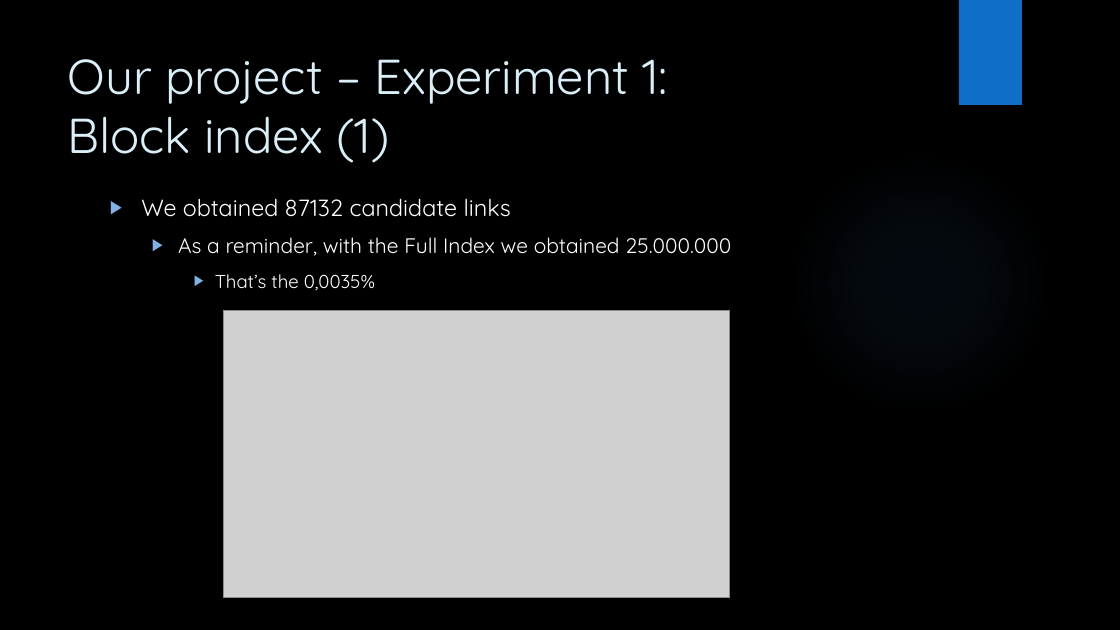
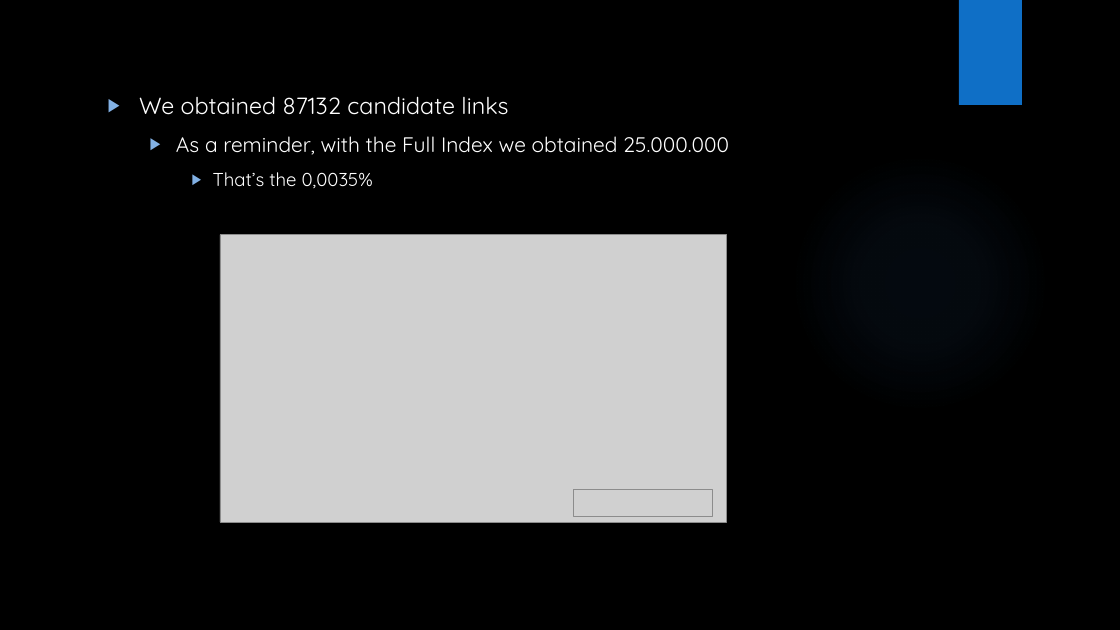
Before and after one commit to frenkowski/ML_aided_RecordLinkage, a slide deck: slide 21 of DA_project_slides.pptx. Drawn at 1120x630 pixels with LibreOffice and Linux fonts; fonts in the diff are those of the drawing; grey boxes stand for pictures; background and template pictures are left out. Boxes give left, top, right and bottom in pixels: in the first picture for what was removed or moved away, otherwise in the second. Text is boxed around its words. In the diff, an @@ line names an element or a change of style, - is before the commit and + after.

```diff
--- a/DA_project_slides.pptx
+++ b/DA_project_slides.pptx
@@ title removed at [68,59,667,163] @@
-Our project – Experiment 1:
-Block index (1)
@@ text "We obtained 87132 candidate links": place and size @@
-text "We obtained 87132 candidate links" at [141,198,731,290]
+text "We obtained 87132 candidate links" at [139,96,729,188]
@@ picture: place and size @@
-picture at [223,310,730,597]
+picture at [220,234,727,522]
@@ picture added at [574,490,712,517] @@
```
Also in this commit, not shown: 15 other slides changed.
